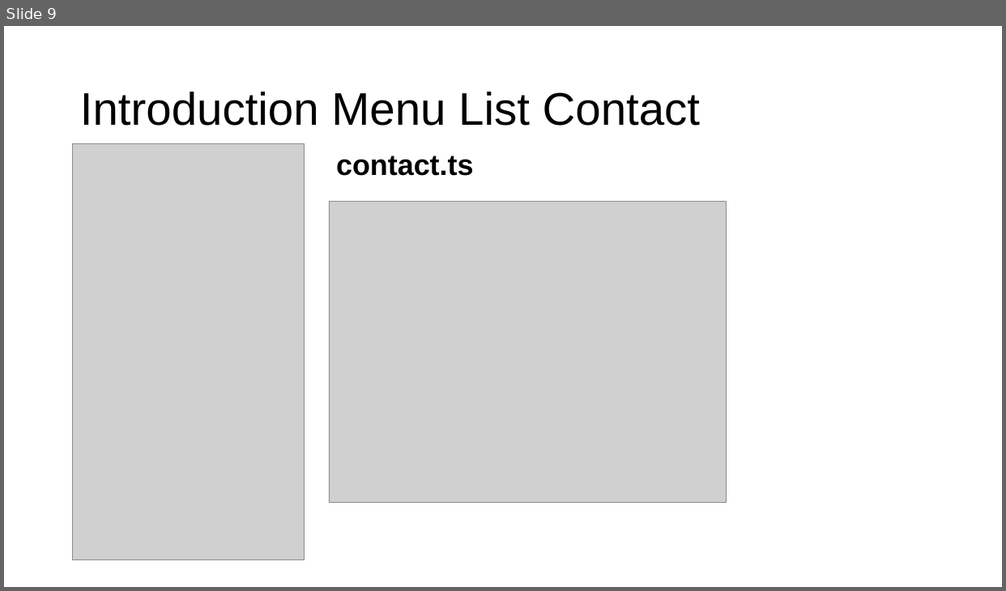
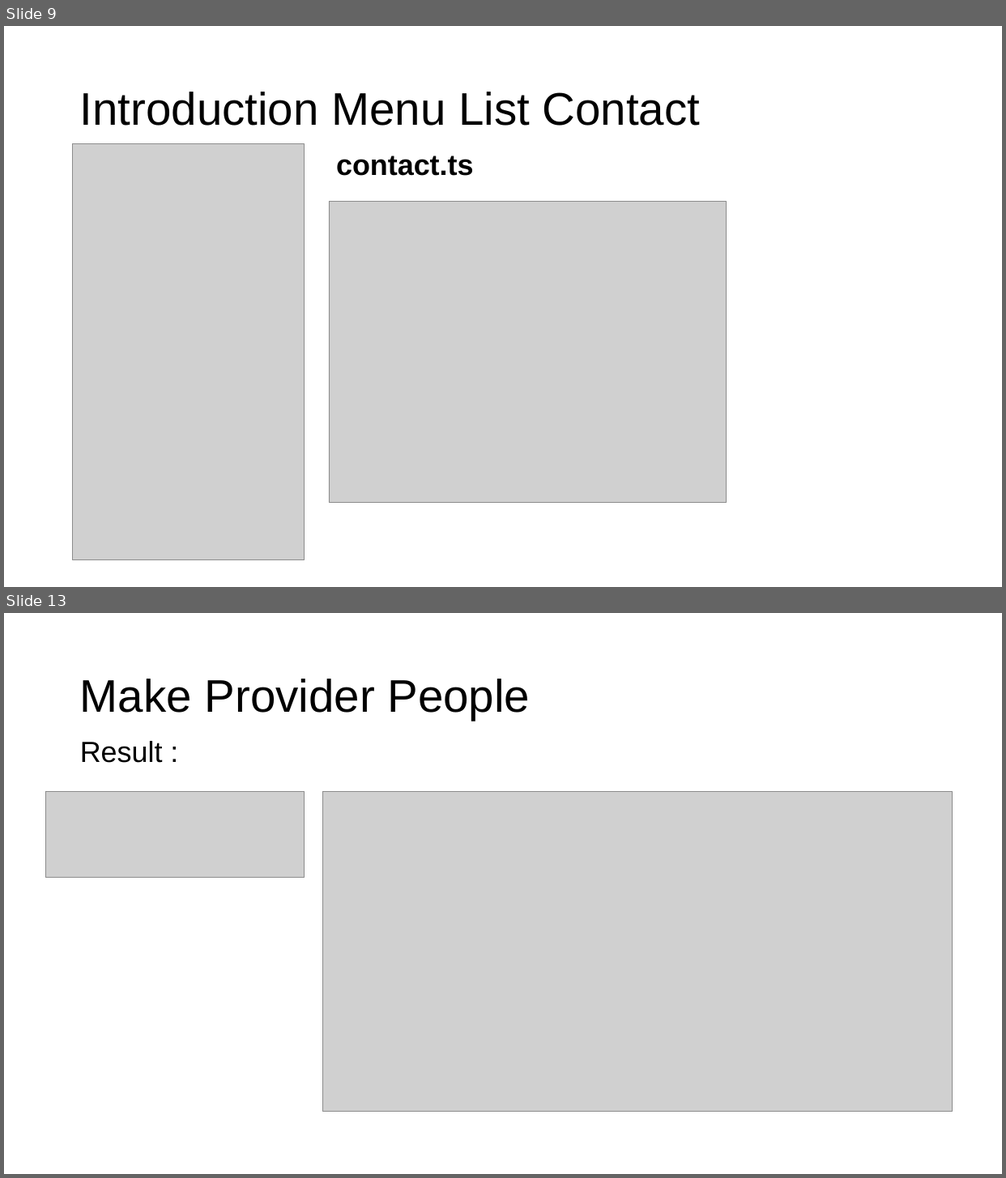
Before and after one commit to fauzisho/ionic-module-learning, a slide deck: 4. Component and Rest Data/Component and Rest Data.pptx. Shown one above the other, each under a label of ours: slide 9 before the commit, slides 9 and 13 after it; the slides between them are not shown. The pictures are 1006x591 and 1006x1178 pixels, drawn with LibreOffice and Linux fonts; fonts in the diff are those of the drawing; grey boxes stand for pictures. Boxes give left, top, right and bottom in pixels: in the first picture for what was removed or moved away, otherwise in the second. Text is boxed around its words. In the diff, an @@ line names an element or a change of style, - is before the commit and + after.

Commit message:
add provider class

```diff
--- a/4. Component and Rest Data/Component and Rest Data.pptx
+++ b/4. Component and Rest Data/Component and Rest Data.pptx
@@ slide 13 added at [4,613,1002,1174], background #FFFFFF @@
@@ title added at [80,679,530,720], 44 pt, text #000000 @@
+Make Provider People
@@ text added at [80,741,163,763], 28 pt, text #000000 @@
+Result :
@@ picture added at [46,791,305,877] @@
@@ picture added at [323,791,952,1112] @@
```
Also in this commit, not shown: 2 slides changed, 2 other slides added, 3 other files.
